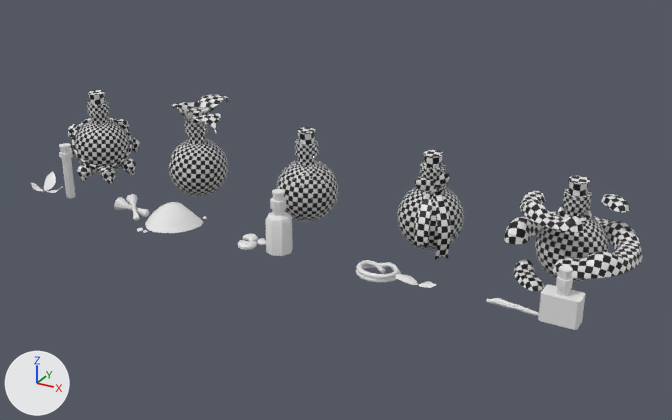
One commit to the Blender file Model/Potions.blend: the scene before it, then after it.
One viewpoint serves both versions: a 50 mm lens placed at (28.0, -47.1, 24.5), pointed at (2.7, -1.2, 1.5). The lights are fixed; the arrows at lower left show +X, +Y and +Z. The picture after the commit comes second.
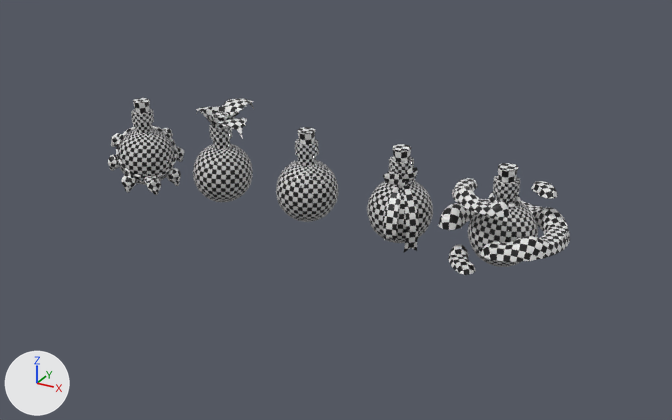
Pixel boxes [x1, y1, x2, y2] of what changed, in the pictures (672 x 420 px):
'PO_Transformation', added: after [438, 163, 570, 275]
'nuages', deleted: before [504, 191, 643, 291]
'PO_Serenity', added: after [367, 144, 433, 252]
'PO_Clairvoyance', added: after [108, 98, 184, 195]
'PO_Confusion', added: after [193, 99, 254, 202]
'potionTransformation', deleted: before [535, 176, 609, 283]
'potionConfusion', deleted: before [169, 108, 228, 197]
'potionSerenite', deleted: before [397, 150, 464, 250]
'potionClairvoyance', deleted: before [74, 90, 130, 175]
'essenceIllusion', deleted: before [538, 265, 585, 330]
'nectarInspiration', deleted: before [265, 189, 293, 256]
'ruban', deleted: before [415, 183, 451, 260]
'poussiereIllusion', deleted: before [137, 202, 207, 233]
'collierFruitsIboga', deleted: before [68, 116, 140, 184]
'lianeAyahuasca', deleted: before [356, 260, 401, 283]
'Plane.003', deleted: before [171, 94, 229, 133]
'essenceMemoire', deleted: before [59, 143, 76, 199]
'fleursDatura', deleted: before [114, 194, 149, 221]
'feuillesPaixInterieure.001', deleted: before [415, 174, 449, 193]
'grainesDatura', deleted: before [238, 234, 266, 250]
'racineIboga', deleted: before [486, 298, 539, 316]
'potionConfusion.001', deleted: before [178, 102, 212, 123]
'petalesIboga', deleted: before [31, 171, 62, 193]
'feuillesPaixInterieure', deleted: before [395, 274, 436, 288]
'racineIboga.001', deleted: before [558, 205, 592, 222]
'petalesIboga.001', deleted: before [91, 165, 126, 175]
'potionConfusion.002', deleted: before [183, 108, 206, 123]
'lianeAyahuasca.001', deleted: before [418, 177, 446, 193]

Edits to the bpy script that builds the scene:
```text
Remove ob_essenceillusion:
    ob_essenceillusion = bpy.data.objects.new('essenceIllusion', me_essenceillusionshape)
Remove ob_essencememoire:
    ob_essencememoire = bpy.data.objects.new('essenceMemoire', me_essencememoireshape)
Remove ob_feuillespaixinterieure:
    ob_feuillespaixinterieure = bpy.data.objects.new('feuillesPaixInterieure', me_feuillespaixinterieureshape_002)
Remove ob_fleursdatura:
    ob_fleursdatura = bpy.data.objects.new('fleursDatura', me_fleursdaturashape)
Remove ob_grainesdatura:
    ob_grainesdatura = bpy.data.objects.new('grainesDatura', me_grainesdaturashape_001)
Remove ob_lianeayahuasca:
    ob_lianeayahuasca = bpy.data.objects.new('lianeAyahuasca', me_lianeayahuascashape)
Remove ob_nectarinspiration:
    ob_nectarinspiration = bpy.data.objects.new('nectarInspiration', me_nectarinspirationshape)
Remove ob_petalesiboga:
    ob_petalesiboga = bpy.data.objects.new('petalesIboga', me_petalesibogashape_001)
Remove ob_poussiereillusion:
    ob_poussiereillusion = bpy.data.objects.new('poussiereIllusion', me_poussiereillusionshape)
Remove ob_racineiboga:
    ob_racineiboga = bpy.data.objects.new('racineIboga', me_racineibogashape_001)
Remove ob_potionclairvoyance:
    ob_potionclairvoyance = bpy.data.objects.new('potionClairvoyance', me_potionclairvoyanceshape)
Remove ob_collierfruitsiboga:
    ob_collierfruitsiboga = bpy.data.objects.new('collierFruitsIboga', me_collierfruitsibogashape)
Remove ob_petalesiboga_001:
    ob_petalesiboga_001 = bpy.data.objects.new('petalesIboga.001', me_petalesibogashape)
Remove ob_potionconfusion:
    ob_potionconfusion = bpy.data.objects.new('potionConfusion', me_potionconfusionshape)
Remove ob_potionconfusion_001:
    ob_potionconfusion_001 = bpy.data.objects.new('potionConfusion.001', me_potionconfusionshape_001)
Remove ob_potionconfusion_002:
    ob_potionconfusion_002 = bpy.data.objects.new('potionConfusion.002', me_potionconfusionshape_002)
Remove ob_plane_003:
    ob_plane_003 = bpy.data.objects.new('Plane.003', me_plane_005)
Remove ob_potionserenite:
    ob_potionserenite = bpy.data.objects.new('potionSerenite', me_potionsereniteshape)
Remove ob_lianeayahuasca_001:
    ob_lianeayahuasca_001 = bpy.data.objects.new('lianeAyahuasca.001', me_potioneveilshape)
Remove ob_ruban:
    ob_ruban = bpy.data.objects.new('ruban', me_rubanshape)
Remove ob_feuillespaixinterieure_001:
    ob_feuillespaixinterieure_001 = bpy.data.objects.new('feuillesPaixInterieure.001', me_feuillespaixinterieureshape)
Remove ob_potiontransformation:
    ob_potiontransformation = bpy.data.objects.new('potionTransformation', me_potiontransformationshape)
Remove ob_nuages:
    ob_nuages = bpy.data.objects.new('nuages', me_nuagesshape)
Remove ob_racineiboga_001:
    ob_racineiboga_001 = bpy.data.objects.new('racineIboga.001', me_racineibogashape)
Add ob_po_transformation:
    ob_po_transformation = bpy.data.objects.new('PO_Transformation', me_potiontransformationshape_1)  # 1142 vertices, 1023 faces; spans x -3.78..3.77, y -3.69..3.77, z 0.0..5.86
    ob_po_transformation.location = (13.0, 0.0, 0.0)
Add ob_po_serenity:
    ob_po_serenity = bpy.data.objects.new('PO_Serenity', me_potionsereniteshape_1)  # 731 vertices, 647 faces; spans x -2.0..2.0, y -2.26..2.0, z 0.0..5.86
    ob_po_serenity.location = (6.5, 0.0, 0.0)
Add ob_po_confusion:
    ob_po_confusion = bpy.data.objects.new('PO_Confusion', me_potionconfusionshape_1)  # 736 vertices, 585 faces; spans x -2.75..2.83, y -2.0..3.98, z 0.0..6.25
    ob_po_confusion.location = (-6.5, 0.0, 0.0)
Add ob_po_clairvoyance:
    ob_po_clairvoyance = bpy.data.objects.new('PO_Clairvoyance', me_potionclairvoyanceshape_1)  # 1058 vertices, 997 faces; spans x -2.47..2.65, y -2.98..2.55, z -0.01..5.86
    ob_po_clairvoyance.location = (-13.0, 0.0, 0.0)
```
